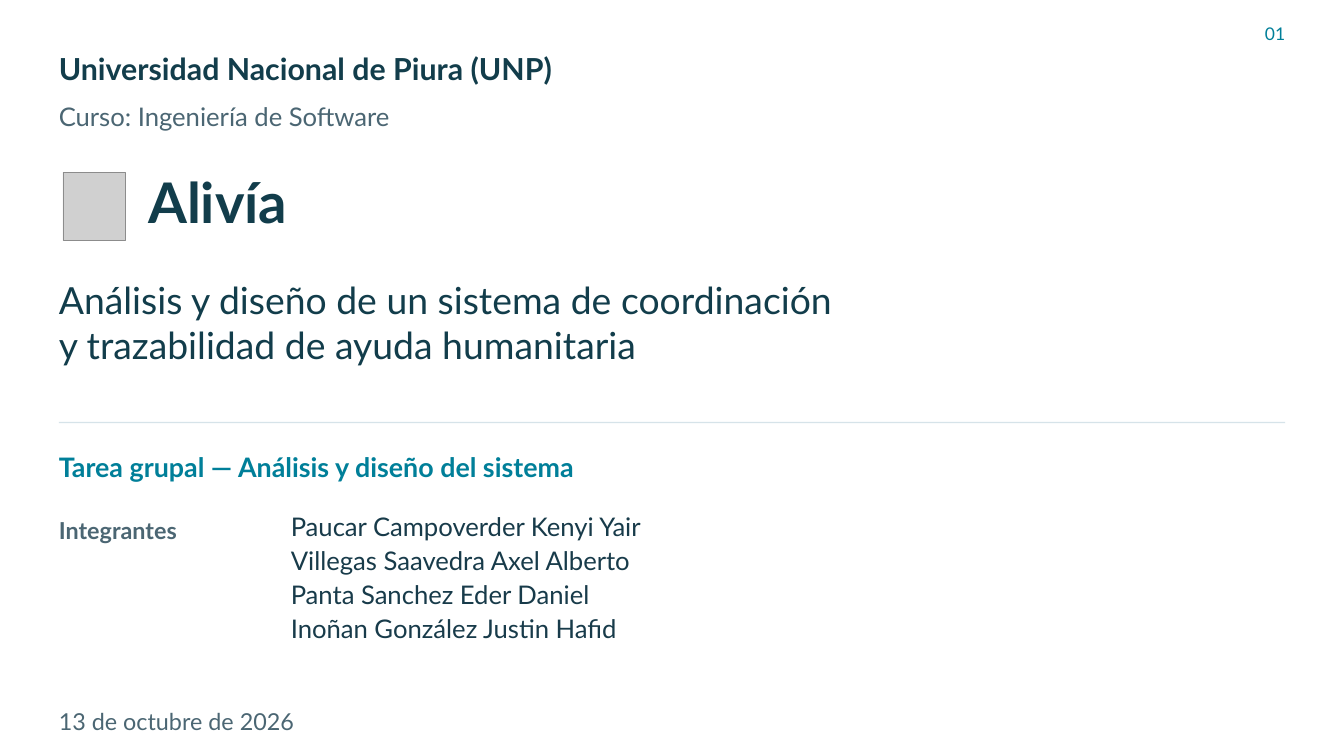
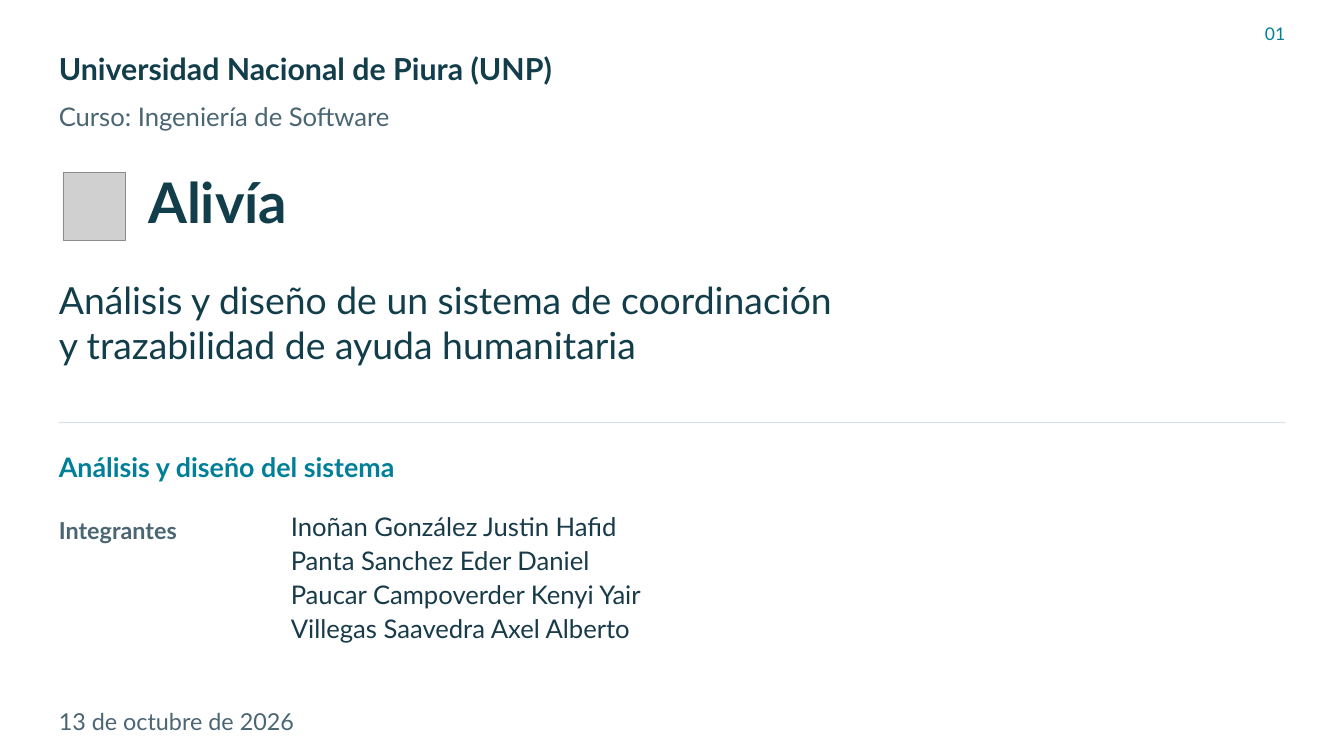
Before and after one commit to EderPanta18/alivia-humanitarian-system-design, a slide deck: slide 1 of entregables/presentacion-alivia/Alivia_Presentacion_Sistema_v3.pptx. Drawn at 1344x756 pixels with LibreOffice and Linux fonts; fonts in the diff are those of the drawing; grey boxes stand for pictures. Boxes give left, top, right and bottom in pixels: in the first picture for what was removed or moved away, otherwise in the second. Text is boxed around its words. In the diff, an @@ line names an element or a change of style, - is before the commit and + after.

```diff
--- a/entregables/presentacion-alivia/Alivia_Presentacion_Sistema_v3.pptx
+++ b/entregables/presentacion-alivia/Alivia_Presentacion_Sistema_v3.pptx
@@ text at bbox=[59, 457, 395, 482]: text changed @@
-Tarea grupal — Análisis y diseño del sistema
+Análisis y diseño del sistema
@@ text at bbox=[291, 517, 617, 571]: paragraphs added @@
+Inoñan González Justin Hafid
+Panta Sanchez Eder Daniel
@@ text at bbox=[291, 585, 617, 639]: paragraphs removed @@
-Panta Sanchez Eder Daniel
-Inoñan González Justin Hafid
```
Also in this commit, not shown: 1 other slide changed, 2 other files.
